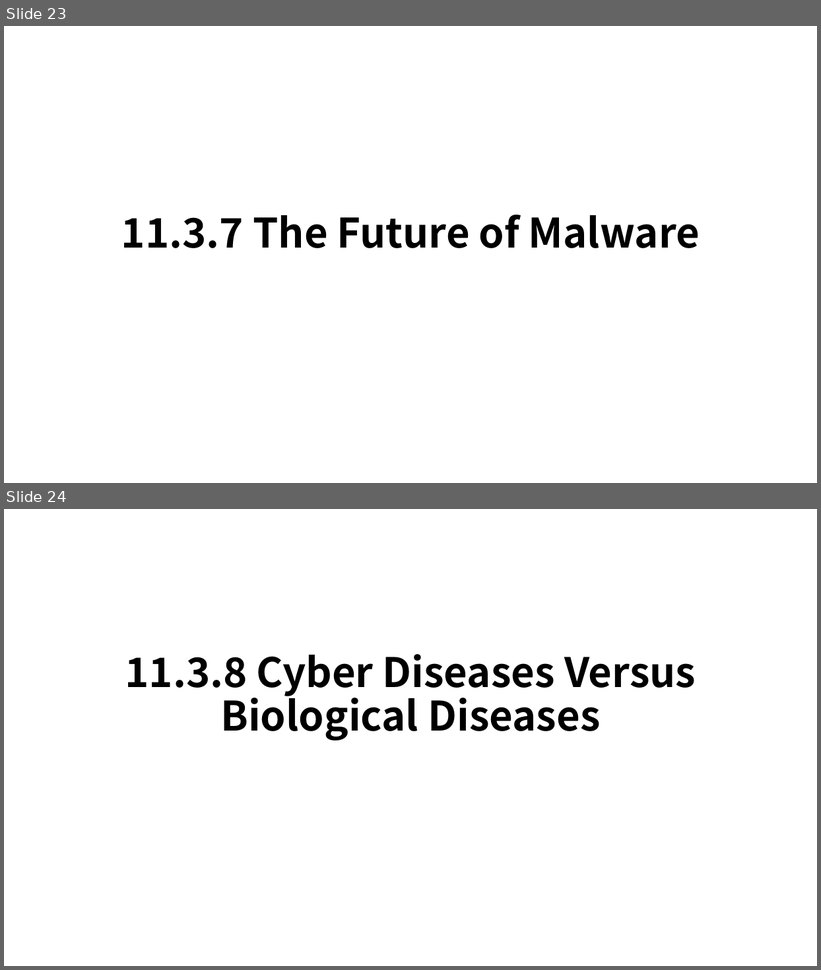
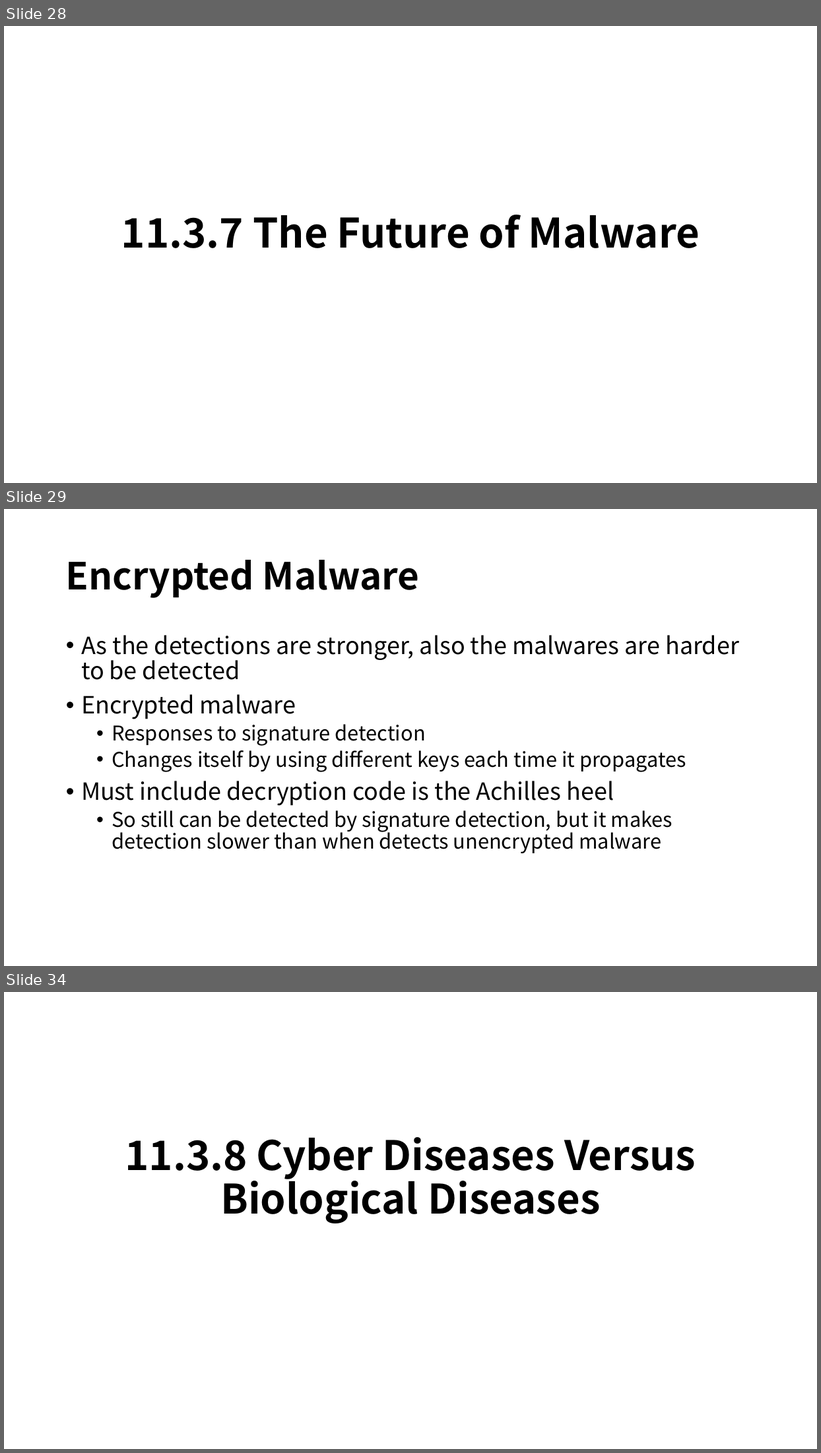
Before and after one commit to b1011dong/InformationSecutiryStudy, a slide deck: HW4/Malware.pptx. Shown one above the other, each under a label of ours: slides 23 and 24 before the commit, slides 28, 29 and 34 after it; the slides between them are not shown. The pictures are 821x970 and 821x1453 pixels, drawn with LibreOffice and Linux fonts; fonts in the diff are those of the drawing. Boxes give left, top, right and bottom in pixels: in the first picture for what was removed or moved away, otherwise in the second. Text is boxed around its words. In the diff, an @@ line names an element or a change of style, - is before the commit and + after.

```diff
--- a/HW4/Malware.pptx
+++ b/HW4/Malware.pptx
@@ slide 29 added at [4,509,817,966], background #FFFFFF @@
@@ title added at [66,560,420,598], 44 pt, text #000000, bold @@
+Encrypted Malware
@@ text added at [81,635,739,854], 24 pt, text #000000 @@
+• As the detections are stronger, also the malwares are harder to be detected
+• Encrypted malware
+  • Responses to signature detection
+  • Changes itself by using different keys each time it propagates
+• Must include decryption code is the Achilles heel
+  • So still can be detected by signature detection, but it makes detection slower than when detects unencrypted malware
@@ what was slide 23 is now slide 28 @@
@@ what was slide 24 is now slide 34 @@
```
Also in this commit, not shown: 1 slide changed, 10 other slides added.
